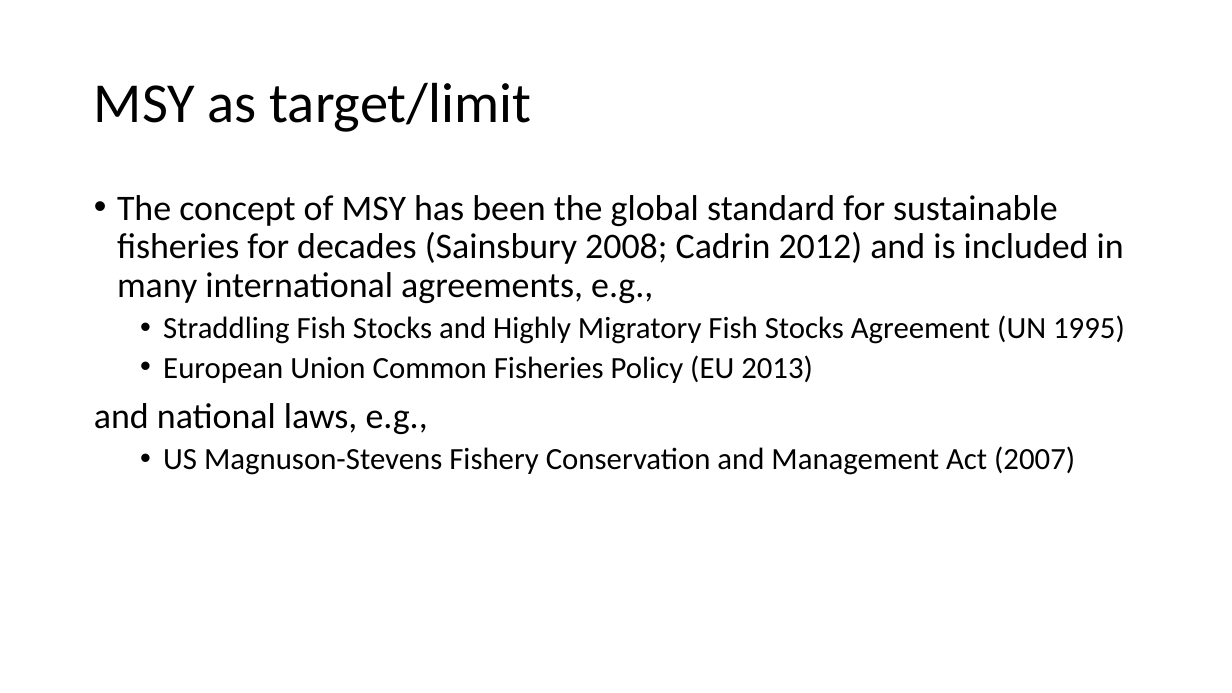
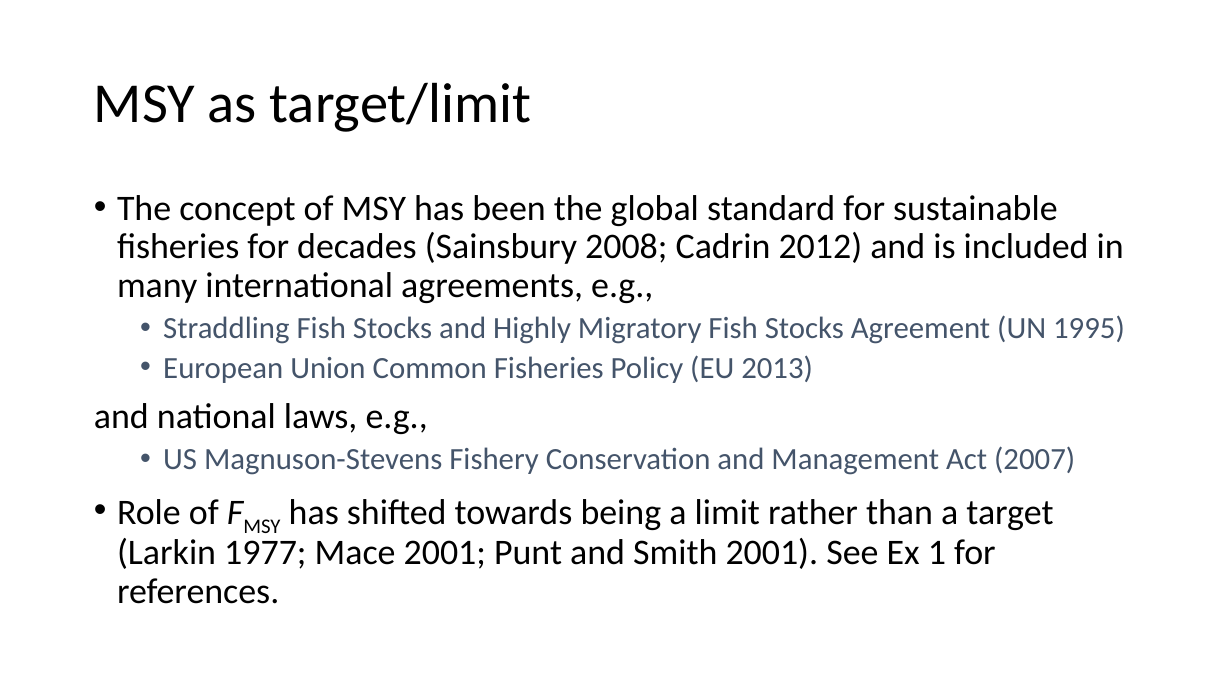
Before and after one commit to TESA-workshops/Ref-Pt-101, a slide deck: slide 33 of RefPt101_221110tb.pptx. Drawn at 1232x693 pixels with LibreOffice and Linux fonts; fonts in the diff are those of the drawing. Boxes give left, top, right and bottom in pixels: in the first picture for what was removed or moved away, otherwise in the second. Text is boxed around its words. In the diff, an @@ line names an element or a change of style, - is before the commit and + after.

```diff
--- a/RefPt101_221110tb.pptx
+++ b/RefPt101_221110tb.pptx
@@ text at [163, 315, 1125, 475]: text colour #000000 to #44546A in "Straddling Fish Stocks and Highly Migratory Fish ...", "European Union Common Fisheries Policy (EU 2013)", "US Magnuson-Stevens Fishery Conservation and Management Act ..." @@
@@ text at [117, 499, 1053, 604]: paragraph added @@
+• Role of FMSY has shifted towards being a limit rather than a target (Larkin 1977; Mace 2001; Punt and Smith 2001). See Ex 1 for references.
```
Also in this commit, not shown: 1 other slide changed, 1 other file.
